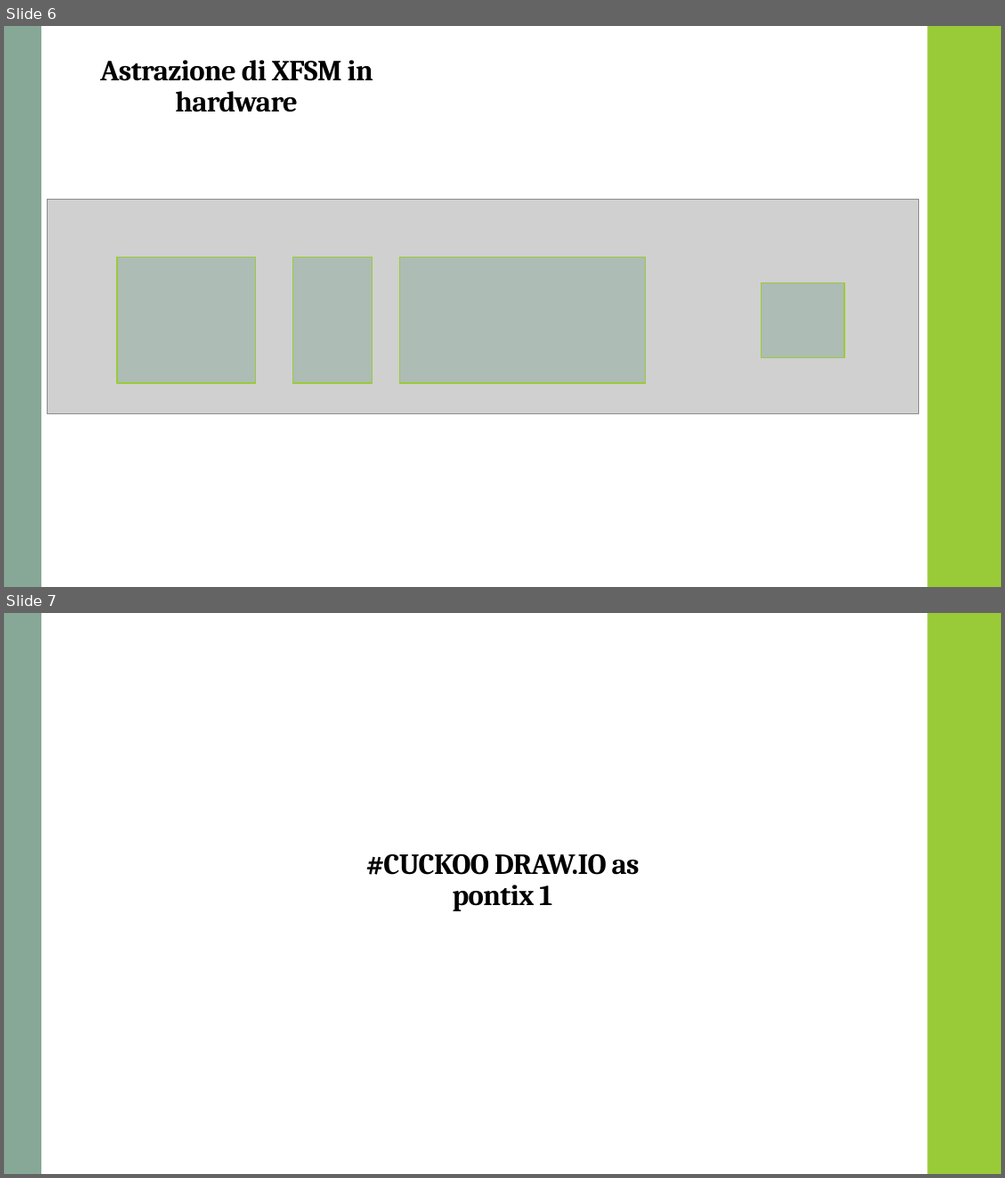
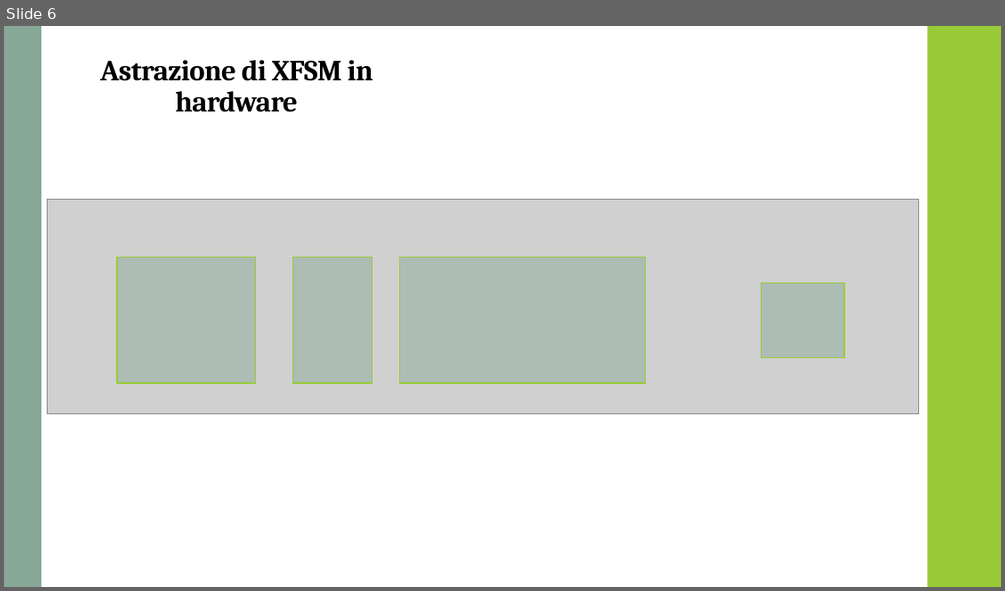
Before and after one commit to aleuniroma2/simonandro, a slide deck: Tesi alessandro rivitti.pptx. Shown one above the other, each under a label of ours: slides 6 and 7 before the commit, slide 6 after it. The pictures are 1005x1178 and 1005x591 pixels, drawn with LibreOffice and Linux fonts; fonts in the diff are those of the drawing; grey boxes stand for pictures; background and template pictures are left out. Boxes give left, top, right and bottom in pixels: in the first picture for what was removed or moved away, otherwise in the second. Text is boxed around its words. In the diff, an @@ line names an element or a change of style, - is before the commit and + after.

```diff
--- a/Tesi alessandro rivitti.pptx
+++ b/Tesi alessandro rivitti.pptx
@@ slide 7 removed at [4,613,1001,1174], background #FFFFFF; not listed: 2 template elements that a slide beside it also shows @@
@@ text removed at [366,854,639,911] @@
-#CUCKOO DRAW.IO as pontix 1
```
Also in this commit, not shown: 2 slides added.
